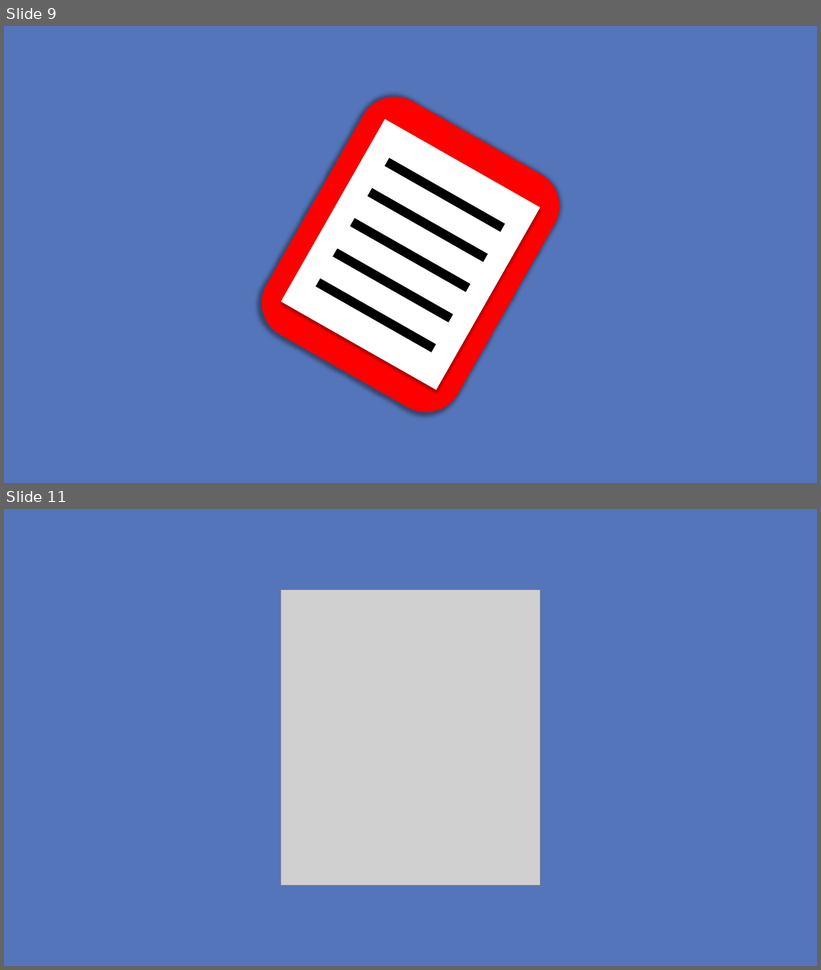
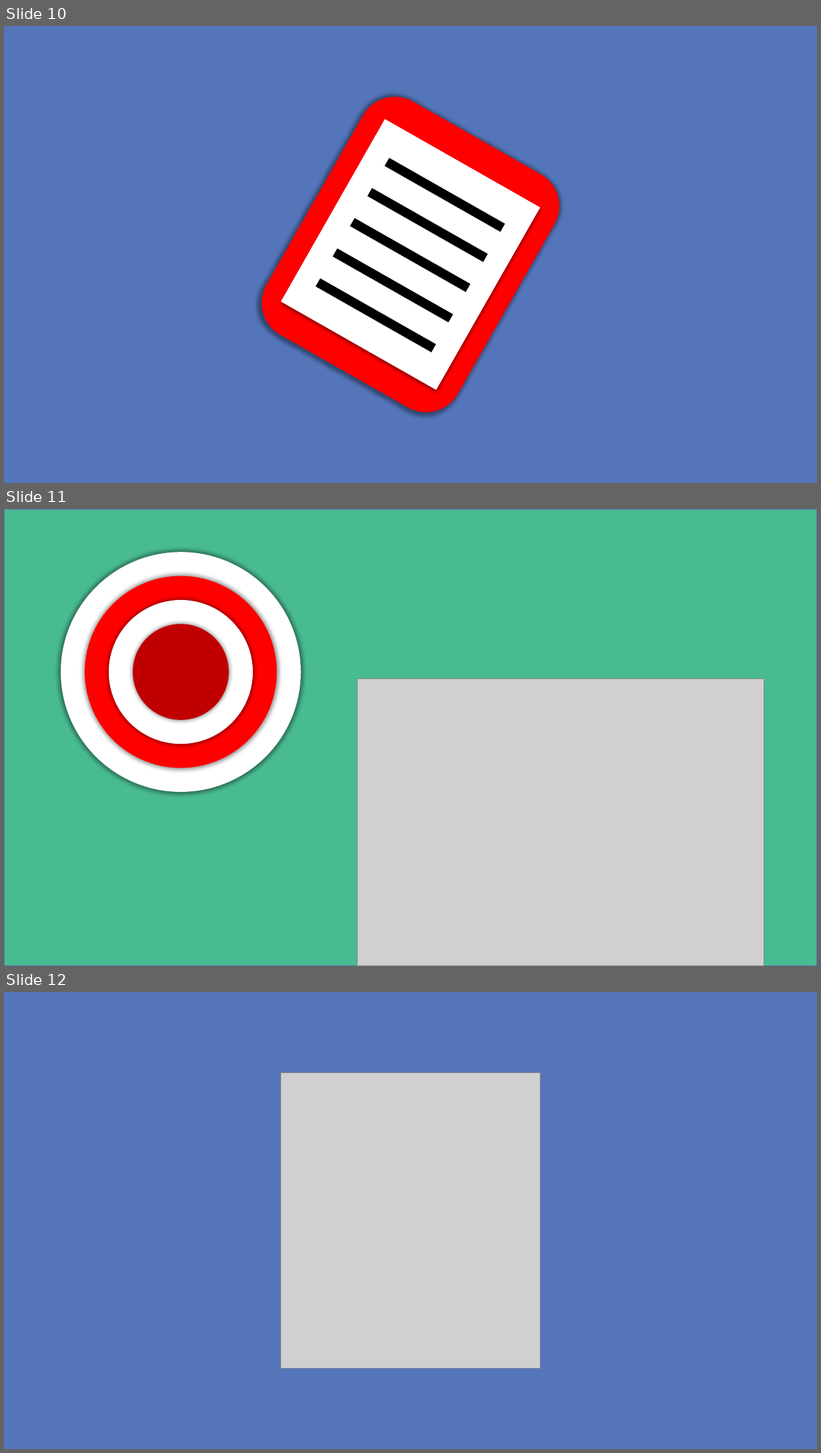
Before and after one commit to melccc/assets, a slide deck: Presentations/Coaching.pptx. Shown one above the other, each under a label of ours: slides 9 and 11 before the commit, slides 10, 11 and 12 after it; the slides between them are not shown. The pictures are 821x970 and 821x1453 pixels, drawn with LibreOffice and Linux fonts; fonts in the diff are those of the drawing; grey boxes stand for pictures. Boxes give left, top, right and bottom in pixels: in the first picture for what was removed or moved away, otherwise in the second. Text is boxed around its words. In the diff, an @@ line names an element or a change of style, - is before the commit and + after.

```diff
--- a/Presentations/Coaching.pptx
+++ b/Presentations/Coaching.pptx
@@ slide 11 added at (4, 509, 817, 966), background #FFFFFF @@
@@ rectangle added at (4, 509, 817, 966), fill #49BB90, outline #5475B9 1 pt @@
@@ ellipse added at (61, 553, 301, 793), fill #FFFFFF @@
@@ ellipse added at (85, 576, 277, 768), fill #FF0000 @@
@@ ellipse added at (109, 600, 253, 744), fill #FFFFFF @@
@@ ellipse added at (133, 625, 228, 720), fill #C00000 @@
@@ picture added at (358, 679, 765, 966) @@
@@ what was slide 9 is now slide 10 @@
@@ what was slide 11 is now slide 12 @@
```
Also in this commit, not shown: 2 other slides added, 1 slide removed, 5 other files.
